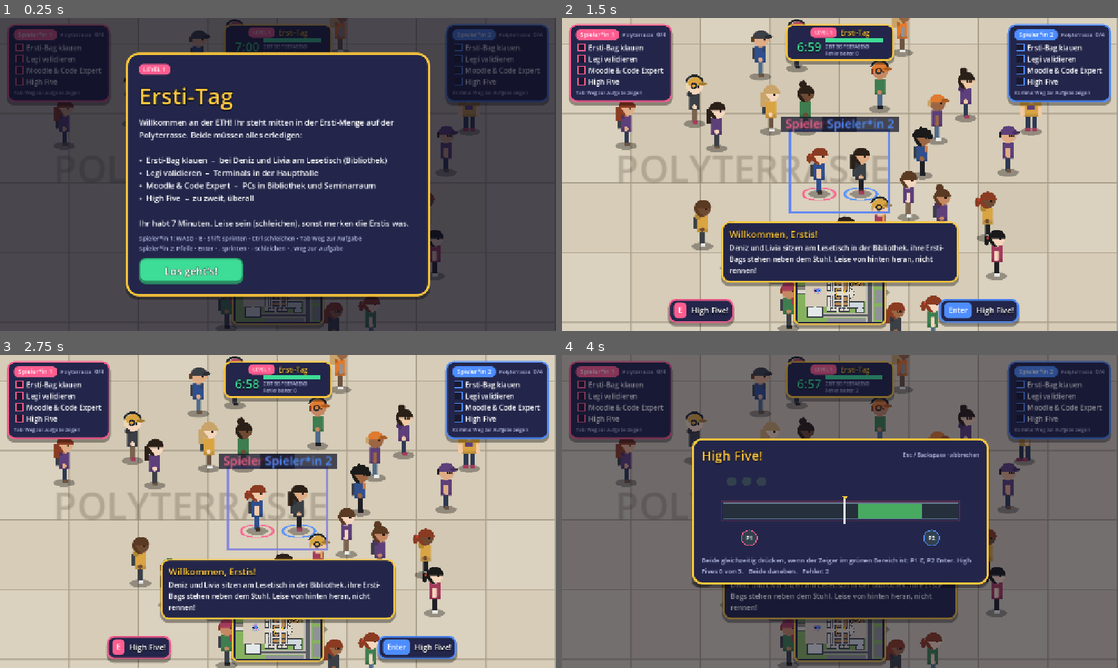
Above: before the commit, frames 1-4 (two rows, left to right).
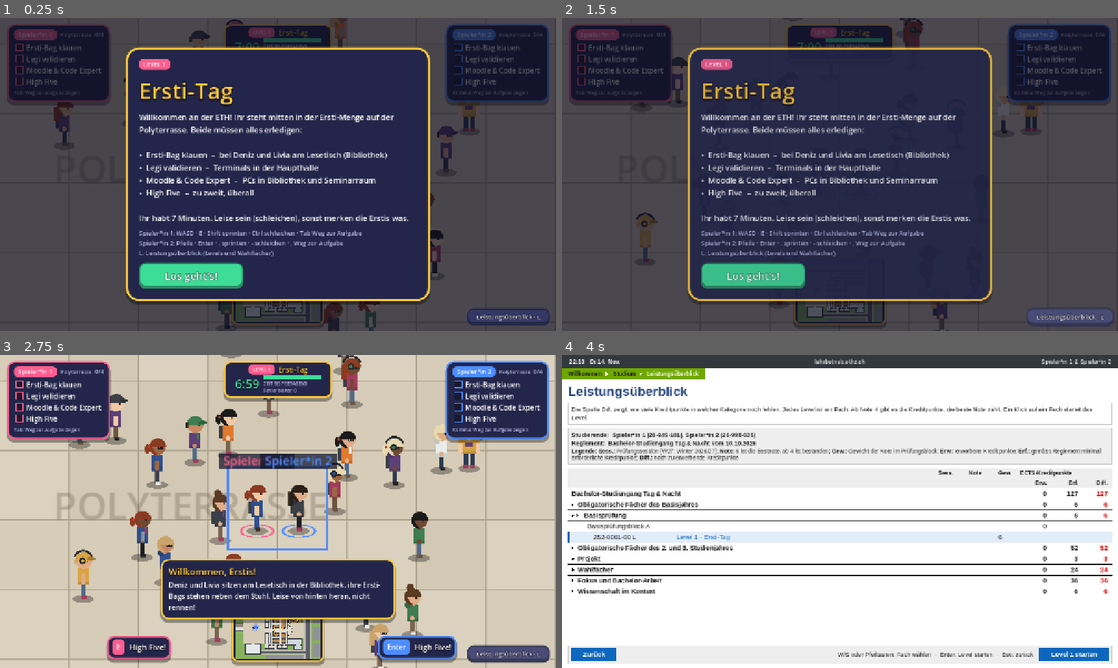
Above: after the commit, the same moments.

Repository: fzehnder/viscon-game
Game: Godot game, scene res://main.tscn
Two runs of this game, one before a commit and one after it. Both use one fixed random seed, a clock stepped at 60 frames per second and the inputs below. This scene is started directly instead of the project's main scene.
Inputs (mouse positions are in pixels of both pictures, inside the frame that each line leads up to):
- Up to frame 1 (0.25 s): no input
- Up to frame 2 (1.5 s): click (1067, 318) at 0.5 s, where only the run after the commit has a clickable "Leistungsüberblick · L"; click "Los geht's!" (after the commit: "Level 1 starten") at 1.25 s
- Up to frame 3 (2.75 s): click (189, 611) at 2 s, where only the run after the commit has a clickable "Los geht's!"
- Up to frame 4 (4 s): tap Enter (start) at 2.75, 3.05, 3.5, 3.6 s; move the mouse to (962, 495) at 2.77 s; hold D 2.78-3.53 s; tap Q (ability) at 2.85 s; click (962, 495) at 2.92 s; tap Space at 3.02, 3.77 s; move the mouse to (728, 527) at 3.52 s; hold S from 3.53 s (still down); tap L (transcript, bound only after the commit) at 3.8 s

The runs differ from the first frame. In frame 1, 13% of the frame differs, in the area x 22-99%, y 9-99%; in frame 2, 93%; in frame 3, 13%; in frame 4, 99%, in the area x 0-100%, y 0-100%.

Commit message:
Electives outside the story, transcript in the game, ETH start page
- "block": "W" in DEF makes a level an elective (LV.is_elective): listed
  under "Wahlfächer" in the transcript, never the next level, and
  Game.begin_level resets nothing for it. Game.story_level keeps the last
  story level for "Weiterspielen".
- The transcript opens in every level with L or a button bottom right
  and pauses the game; a click on a course starts that level.
- The start page shows the ETH main building (eth_front.gd) behind the title.

Co-Authored-By: Claude Opus 5.5 <noreply@anthropic.com>

Diff:
--- a/godot/scripts/game_state.gd
+++ b/godot/scripts/game_state.gd
@@ -6,6 +6,7 @@
 const LV = preload("res://scripts/levels.gd")
 
 var level := 1
+var story_level := 1       # last story level that was started (electives do not count): "Weiterspielen"
 var mode := "day"          # set from the level, never chosen by the player
 var dept := "D-INFK"       # internal content set for quiz/Moodle texts and night content; not choosable
 
@@ -54,6 +55,8 @@
 	if not LV.has_level(level):
 		level = 1
 	LV.current = level
+	if not LV.is_elective(level):
+		story_level = level
 	mode = String(LV.level().get("mode", "day"))
 
 
@@ -101,6 +104,8 @@
 
 ## A level starts (again): what happened in it and after it has not happened yet.
 func begin_level() -> void:
+	if LV.is_elective(level):
+		return   # an elective is outside the story, it does not undo anything
 	var changed := false
 	for id in opps.keys():
 		if int(opps[id]["level"]) >= level:
--- a/godot/scripts/levels.gd
+++ b/godot/scripts/levels.gd
@@ -82,12 +82,21 @@
 	return numbers().has(n)
 
 
-## The level that follows `n`, or -1 if `n` is the last one.
+## The story level that follows `n`, or -1 if `n` is the last one. Electives are never next,
+## and after an elective there is no next level either.
 static func next_after(n: int) -> int:
+	if is_elective(n):
+		return -1
 	for k in numbers():
-		if k > n:
+		if k > n and not is_elective(k):
 			return k
 	return -1
+
+
+## Electives ("block": "W" in DEF) are optional levels outside the story: started from the
+## transcript at any time, they do not reset Opps or items of the story (Game.begin_level).
+static func is_elective(n: int) -> bool:
+	return has_level(n) and String(level(n).get("block", "")) == "W"
 
 
 static func _script_of(n: int) -> GDScript:
--- a/godot/scripts/main.gd
+++ b/godot/scripts/main.gd
@@ -29,6 +29,7 @@
 const KEYS = preload("res://scripts/controls.gd")
 const LV = preload("res://scripts/levels.gd")
 const UI = preload("res://scripts/ui.gd")
+const Transcript = preload("res://scripts/transcript.gd")
 const TS := 32.0
 const START := Vector2(12.5, 43.5)
 const STATION := Rect2(0, 41, 10.2, 5)
@@ -103,6 +104,22 @@
 var cam_a := Vector2.ZERO
 var cam_b := Vector2.ZERO
 var zoom := 2.5          # change this (also in tweens), both cameras follow
+
+# the transcript (level overview) on top of the running game: L or the button, the game pauses
+var tr_layer: CanvasLayer = null
+var tr_closed_frame := -10
+
+
+## Layer for the transcript that keeps running while the game is paused; L closes it again
+## (Esc and Backspace are handled by transcript.gd itself).
+class TranscriptLayer:
+	extends CanvasLayer
+	var main
+
+	func _unhandled_input(event: InputEvent) -> void:
+		if event is InputEventKey and event.pressed and not event.echo and event.physical_keycode == KEY_L:
+			get_viewport().set_input_as_handled()
+			main.close_transcript()
 
 
 func _ready() -> void:
@@ -162,8 +179,9 @@
 	hud = HudScript.new()
 	hud.main = self
 	add_child(hud)
+	_add_transcript_button()
 	_update_cameras(0.0, true)
-	var controls := "%s: WASD · E · Shift sprinten · Ctrl schleichen · Tab Weg zur Aufgabe\n%s: Pfeile · Enter · . sprinten · - schleichen · , Weg zur Aufgabe" % [Game.name_of(0), Game.name_of(1)]
+	var controls := "%s: WASD · E · Shift sprinten · Ctrl schleichen · Tab Weg zur Aufgabe\n%s: Pfeile · Enter · . sprinten · - schleichen · , Weg zur Aufgabe\nL: Leistungsüberblick (Levels und Wahlfächer)" % [Game.name_of(0), Game.name_of(1)]
 	if night:
 		var d: Dictionary = CH.DEPTS[dept]
 		hud.show_overlay("Nacht", "Es ist 00:30. %s\n\nBleibt nicht zu lange im Lichtkegel der Professoren." % d["night_text"],
@@ -182,7 +200,7 @@
 func _setup_input() -> void:
 	var keys := {
 		"interact": [KEY_E, KEY_SPACE], "restart": [KEY_R], "start": [KEY_ENTER, KEY_KP_ENTER],
-		"ability": [KEY_Q], "menu": [KEY_M],
+		"ability": [KEY_Q], "menu": [KEY_M], "transcript": [KEY_L],
 	}
 	for a in keys:
 		if InputMap.has_action(a):
@@ -425,6 +443,9 @@
 
 func _process(delta: float) -> void:
 	_update_cameras(delta)
+	if Input.is_action_just_pressed("transcript"):
+		open_transcript()
+		return
 	if state in ["caught", "won", "lost"]:
 		if Input.is_action_just_pressed("restart"):
 			get_tree().reload_current_scene()
@@ -509,6 +530,57 @@
 
 func on_overlay_menu() -> void:
 	get_tree().change_scene_to_file("res://menu.tscn")
+
+
+# ------------------------------------------------------------------ transcript in the game
+## Small button bottom right, above everything except cutscenes: the transcript is always one click away.
+func _add_transcript_button() -> void:
+	var cl := CanvasLayer.new()
+	cl.layer = 16   # over the HUD and over full-screen level scenes such as the ski race
+	add_child(cl)
+	var b := UI.button("Leistungsüberblick · L", UI.NAVY2, 14)
+	b.anchor_left = 1.0
+	b.anchor_top = 1.0
+	b.anchor_right = 1.0
+	b.anchor_bottom = 1.0
+	b.grow_horizontal = Control.GROW_DIRECTION_BEGIN
+	b.grow_vertical = Control.GROW_DIRECTION_BEGIN
+	b.offset_right = -14.0
+	b.offset_bottom = -12.0
+	b.modulate.a = 0.85
+	b.pressed.connect(open_transcript)
+	cl.add_child(b)
+
+
+## Shows the transcript over the game and pauses it. A click on a course starts that level
+## (story or elective); Esc, Backspace or L goes back into the game.
+func open_transcript() -> void:
+	if tr_layer != null or Engine.get_process_frames() - tr_closed_frame < 3:
+		return
+	tr_layer = TranscriptLayer.new()
+	tr_layer.main = self
+	tr_layer.layer = 60
+	tr_layer.process_mode = Node.PROCESS_MODE_ALWAYS
+	add_child(tr_layer)
+	var tr := Transcript.new()
+	tr_layer.add_child(tr)
+	tr.set_anchors_and_offsets_preset(Control.PRESET_FULL_RECT)
+	tr.back.connect(close_transcript)
+	tr.start_level.connect(func(n: int):
+		get_tree().paused = false
+		Game.set_level(n)
+		get_tree().reload_current_scene())
+	get_tree().paused = true
+	UI.sfx("pop")
+
+
+func close_transcript() -> void:
+	if tr_layer == null:
+		return
+	get_tree().paused = false
+	tr_layer.queue_free()
+	tr_layer = null
+	tr_closed_frame = Engine.get_process_frames()
 
 
 # ------------------------------------------------------------------ sound
--- a/godot/scripts/menu.gd
+++ b/godot/scripts/menu.gd
@@ -10,6 +10,7 @@
 const LV = preload("res://scripts/levels.gd")
 const LegiCard = preload("res://scripts/legi_card.gd")
 const Transcript = preload("res://scripts/transcript.gd")
+const EthFront = preload("res://scripts/eth_front.gd")
 
 const HACK := [
 	["> verbinde mit bewerbung.ethz.ch ...", false],
@@ -118,18 +119,28 @@
 		ART2.draw_character(self, look, order[facing], t * 7.0, true, c, sc)
 
 
-## Floating confetti-like shapes on a navy background.
+## Floating confetti-like shapes on a navy background, or the ETH main building (start page).
 class Bg:
 	extends Control
 	const UI2 = preload("res://scripts/ui.gd")
 	var t := 0.0
 	var dark := false
+	var photo: Texture2D
+	var show_photo := false
 
 	func _process(delta: float) -> void:
 		t += delta
 		queue_redraw()
 
 	func _draw() -> void:
+		if show_photo and photo:
+			# Cover the whole screen, keep the aspect ratio, crop what sticks out.
+			var ps := photo.get_size()
+			var sc := maxf(size.x / ps.x, size.y / ps.y)
+			var ds := ps * sc
+			draw_texture_rect(photo, Rect2((size - ds) / 2.0, ds), false)
+			draw_rect(Rect2(Vector2.ZERO, size), Color(UI2.NAVY, 0.25))
+			return
 		draw_rect(Rect2(Vector2.ZERO, size), Color("0b0f14") if dark else UI2.NAVY)
 		var step := 48.0
 		var gx := fmod(t * 12.0, step)
@@ -182,6 +193,8 @@
 	mono = SystemFont.new()
 	mono.font_names = PackedStringArray(["Menlo", "Monaco", "Consolas", "Courier New", "monospace"])
 	bg = Bg.new()
+	bg.photo = ImageTexture.create_from_image(EthFront.render())
+	bg.texture_filter = CanvasItem.TEXTURE_FILTER_NEAREST
 	bg.mouse_filter = Control.MOUSE_FILTER_IGNORE
 	add_child(bg)
 	bg.set_anchors_and_offsets_preset(Control.PRESET_FULL_RECT)
@@ -204,6 +217,7 @@
 	for c in stage_root.get_children():
 		c.queue_free()
 	bg.dark = s == "hack" or s == "names"
+	bg.show_photo = s == "title"
 	stage_root.modulate.a = 0.0
 	stage_root.create_tween().tween_property(stage_root, "modulate:a", 1.0, 0.25)
 	match s:
@@ -259,9 +273,11 @@
 	if Game.has_profile():
 		var cont := UI.button("Weiterspielen als %s & %s" % [Game.name_of(0), Game.name_of(1)], UI.BLUE, 20)
 		cont.size_flags_horizontal = Control.SIZE_SHRINK_CENTER
-		cont.pressed.connect(func(): _go("loading"))
+		cont.pressed.connect(func():
+			Game.set_level(Game.story_level)   # not the elective that was played last
+			_go("loading"))
 		v.add_child(cont)
-	v.add_child(_centered(UI.label("Enter drücken", 15, UI.MUTED)))
+	v.add_child(_centered(UI.label("Enter drücken", 15, UI.WHITE, 5)))
 	# the levels as a transcript of records: grades so far, and a click goes straight into a level
 	# (skips the intro), handy for testing and demos
 	var levels := UI.button("Leistungsüberblick · Level wählen", UI.NAVY2.lightened(0.15), 16)
--- a/godot/scripts/transcript.gd
+++ b/godot/scripts/transcript.gd
@@ -6,6 +6,7 @@
 ##
 ## A level can set "course" (course number), "ects" (credit points, also the weight of its grade)
 ## and "block" ("A" or "B") in its DEF. Without them the values follow from the level number.
+## "block": "W" puts a level under "Wahlfächer" instead of the Basisprüfung (an elective).
 ## Grades come from Game.grades: the best grade per level, written by main.gd when a level is won.
 
 signal start_level(n: int)
@@ -372,8 +373,12 @@
 ## Rows of the table, and `order` (the levels from top to bottom).
 func _rows() -> Array:
 	var blocks := {}
+	var electives: Array = []
 	for n in LV.numbers():
 		var b: String = course(n)["block"]
+		if b == "W":
+			electives.append(n)
+			continue
 		if not blocks.has(b):
 			blocks[b] = []
 		(blocks[b] as Array).append(n)
@@ -406,14 +411,29 @@
 		body.append({"x": 44.0, "text": "Basisprüfungsblock %s" % b, "sess": SESSION if wsum > 0.0 else "",
 			"grade": grade_text(gsum / wsum) if wsum > 0.0 else "", "obt": str(obt)})
 		body.append_array(lines)
+	# electives: no block, every passed one counts on its own
+	var el_lines: Array = []
+	var el_got := 0
+	for n in electives:
+		var c: Dictionary = course(n)
+		var g: float = Game.grade_of(n)
+		if g >= PASS:
+			el_got += int(c["ects"])
+		order.append(n)
+		el_lines.append({"x": 44.0, "code": c["code"], "text": "Wahlfach · %s" % LV.level(n)["name"],
+			"sess": SESSION if g > 0.0 else "", "grade": grade_text(g) if g > 0.0 else "", "wgt": str(c["ects"]), "level": n})
 	var rest := 0
 	for c in LATER:
 		rest += int(c[1])
-	var rows: Array = [_cat(PROGRAMME, 0, got, need + rest), _cat("Obligatorische Fächer des Basisjahres", 1, got, need),
+	var rows: Array = [_cat(PROGRAMME, 0, got + el_got, need + rest), _cat("Obligatorische Fächer des Basisjahres", 1, got, need),
 		_cat("Basisprüfung (bestanden)" if got == need else "Basisprüfung", 2, got, need)]
 	rows.append_array(body)
 	for c in LATER:
-		rows.append(_cat(String(c[0]), 1, 0, int(c[1])))
+		if String(c[0]) == "Wahlfächer":
+			rows.append(_cat(String(c[0]), 1, el_got, int(c[1])))
+			rows.append_array(el_lines)
+		else:
+			rows.append(_cat(String(c[0]), 1, 0, int(c[1])))
 	return rows
 
 
@@ -421,7 +441,7 @@
 	sel = n
 	table.sel = n
 	table.queue_redraw()
-	start_btn.text = "Level %d starten" % n
+	start_btn.text = "Wahlfach starten" if LV.is_elective(n) else "Level %d starten" % n
 	# keep the chosen course in view when the list is longer than the screen
 	var y := table.global_position.y - inner.global_position.y + table.row_y(n)
 	if y < scroll.scroll_vertical:
Not shown, changed: CLAUDE.md
